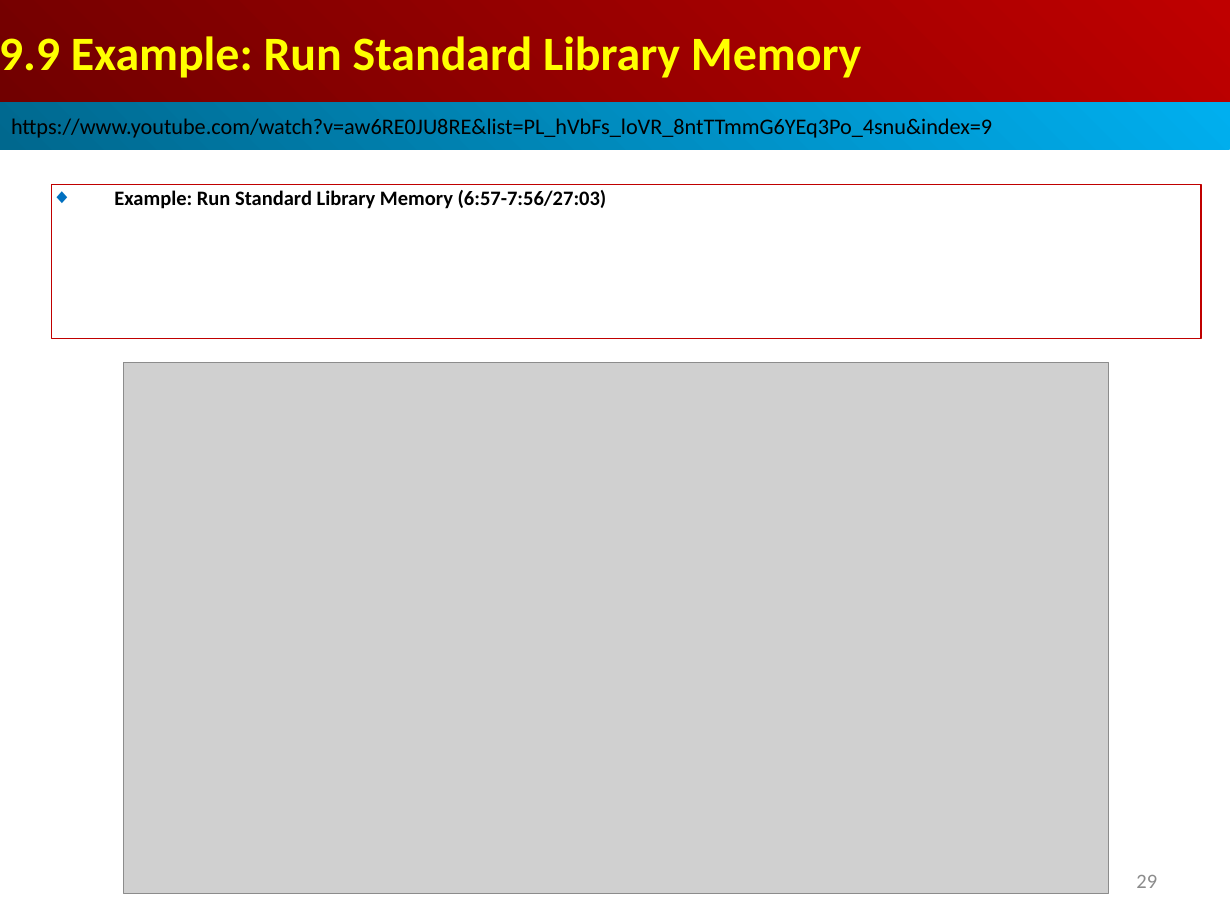
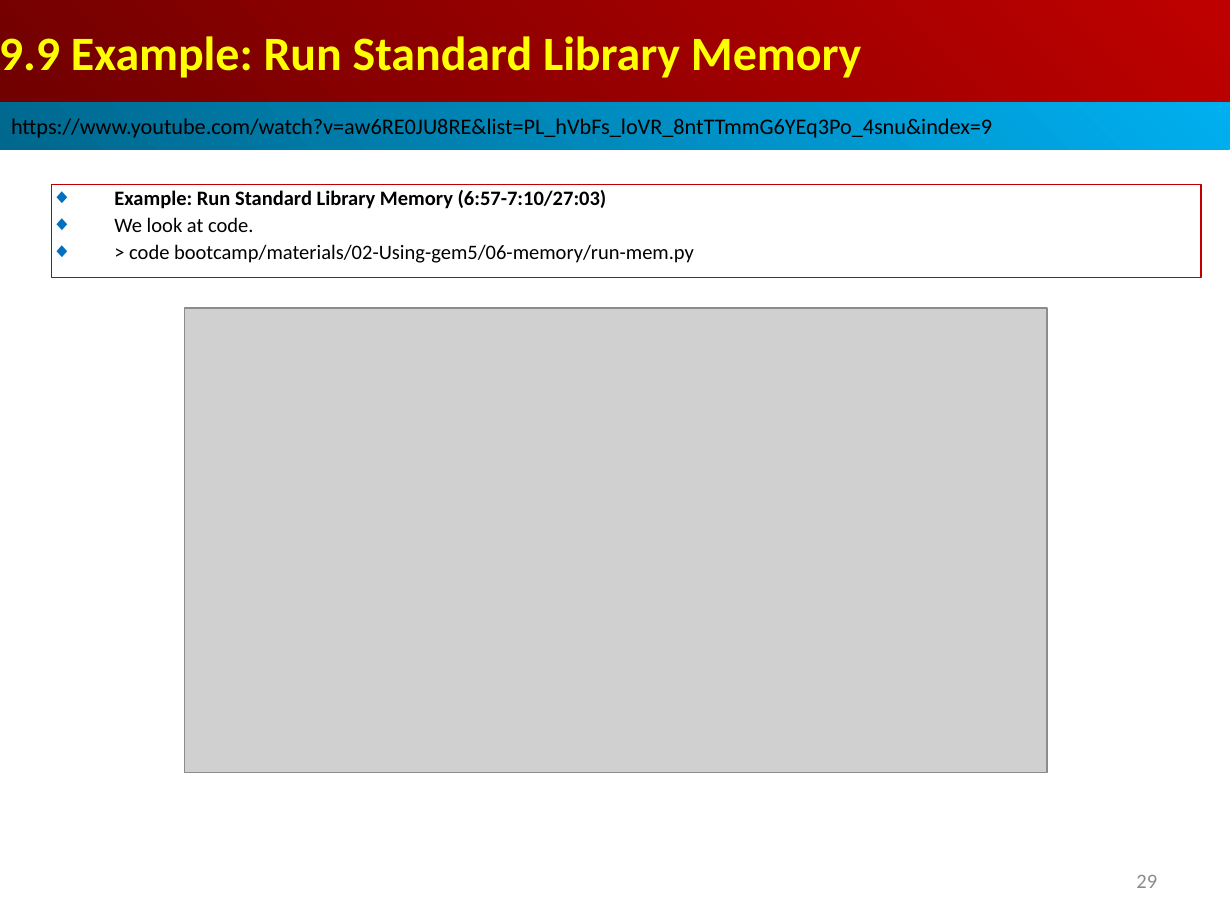
Before and after one commit to peterhchen/AIU_CS850_Gem5_McPAT, a slide deck: slide 29 of 050_Gem5/009.MemMod/000_Video/009.MemMod.ppt. Drawn at 1232x924 pixels with LibreOffice and Linux fonts; fonts in the diff are those of the drawing; grey boxes stand for pictures. Boxes give left, top, right and bottom in pixels: in the first picture for what was removed or moved away, otherwise in the second. Text is boxed around its words. In the diff, an @@ line names an element or a change of style, - is before the commit and + after.

```diff
--- a/050_Gem5/009.MemMod/000_Video/009.MemMod.ppt
+++ b/050_Gem5/009.MemMod/000_Video/009.MemMod.ppt
@@ rectangle "Example: Run Standard Library Memory ...": place and size @@
-rectangle "Example: Run Standard Library Memory ..." at bbox=[52, 185, 1201, 339]
+rectangle "Example: Run Standard Library Memory ..." at bbox=[52, 185, 1201, 277]
@@ text in rectangle at bbox=[114, 190, 694, 263]: text changed; bold off @@
-◆ Example: Run Standard Library Memory (6:57-7:56/27:03)
+◆ Example: Run Standard Library Memory (6:57-7:10/27:03)
+◆ We look at code.
+◆ > code bootcamp/materials/02-Using-gem5/06-memory/run-mem.py
@@ picture: place and size @@
-picture at bbox=[123, 362, 1109, 893]
+picture at bbox=[185, 308, 1047, 772]
```
Also in this commit, not shown: 8 slides added.
